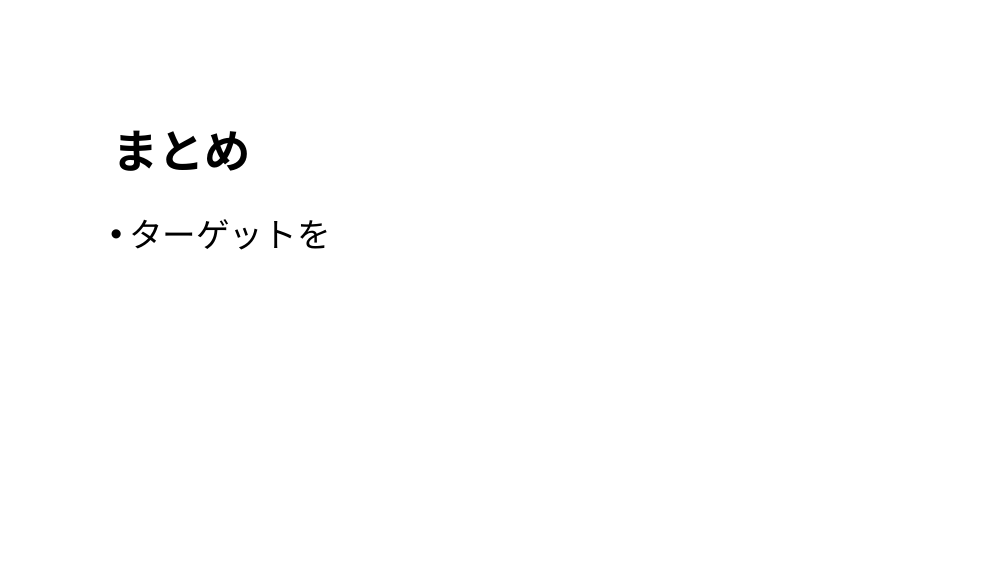
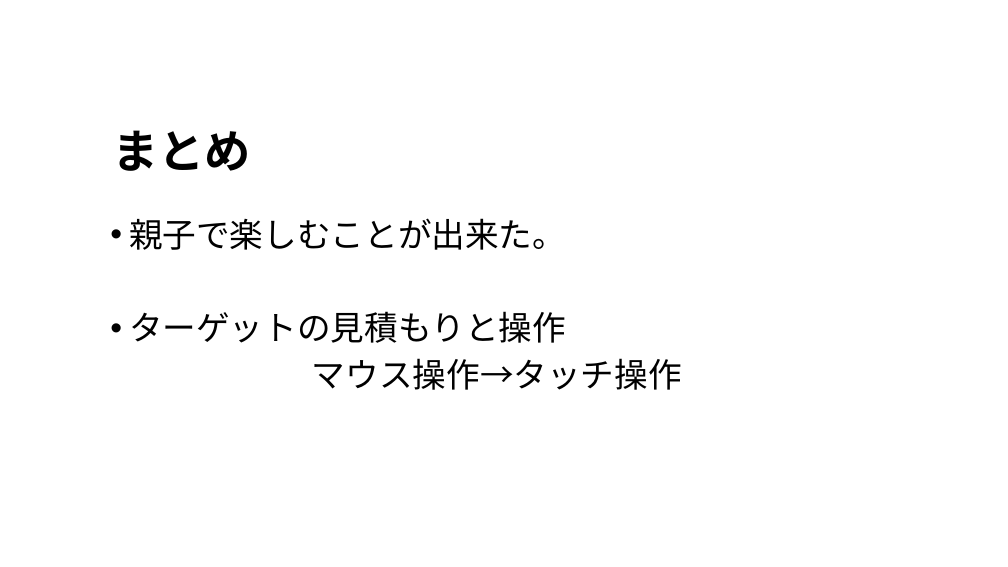
Before and after one commit to alto1412/Yokoari1207, a slide deck: slide 8 of よこありくんのプレゼンa.pptx. Drawn at 1008x567 pixels with LibreOffice and Linux fonts; fonts in the diff are those of the drawing; background and template pictures are left out. Boxes give left, top, right and bottom in pixels: in the first picture for what was removed or moved away, otherwise in the second. Text is boxed around its words. In the diff, an @@ line names an element or a change of style, - is before the commit and + after.

Commit message:
パワポまとめ

```diff
--- a/よこありくんのプレゼンa.pptx
+++ b/よこありくんのプレゼンa.pptx
@@ text at box(129, 218, 682, 390): text changed @@
-• ターゲットを
+• 親子で楽しむことが出来た。
+• ターゲットの見積もりと操作
+マウス操作→タッチ操作
```
